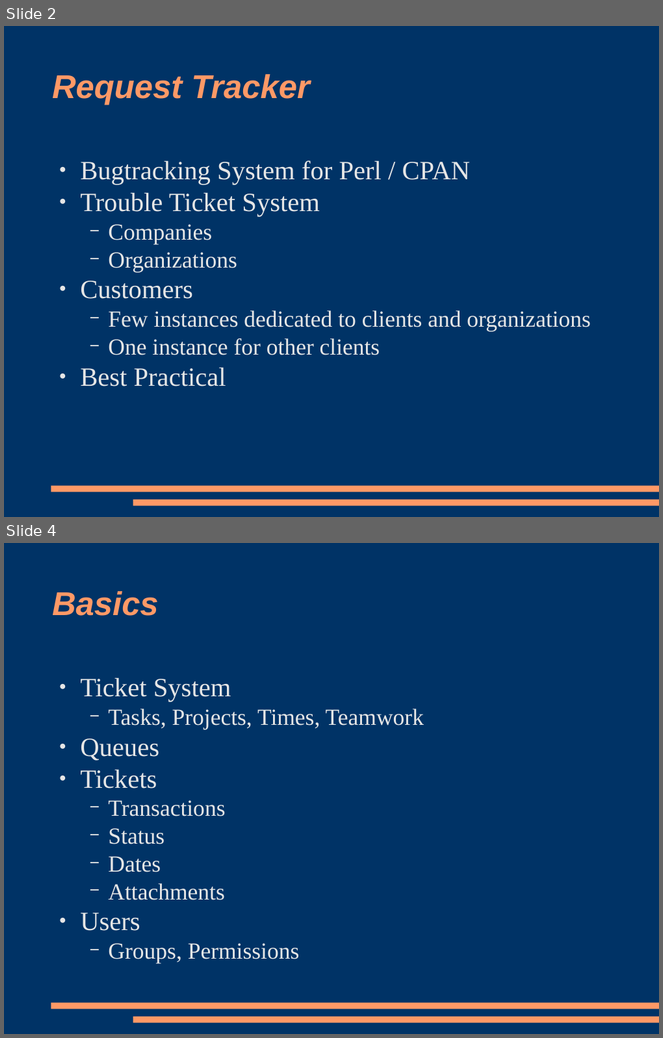
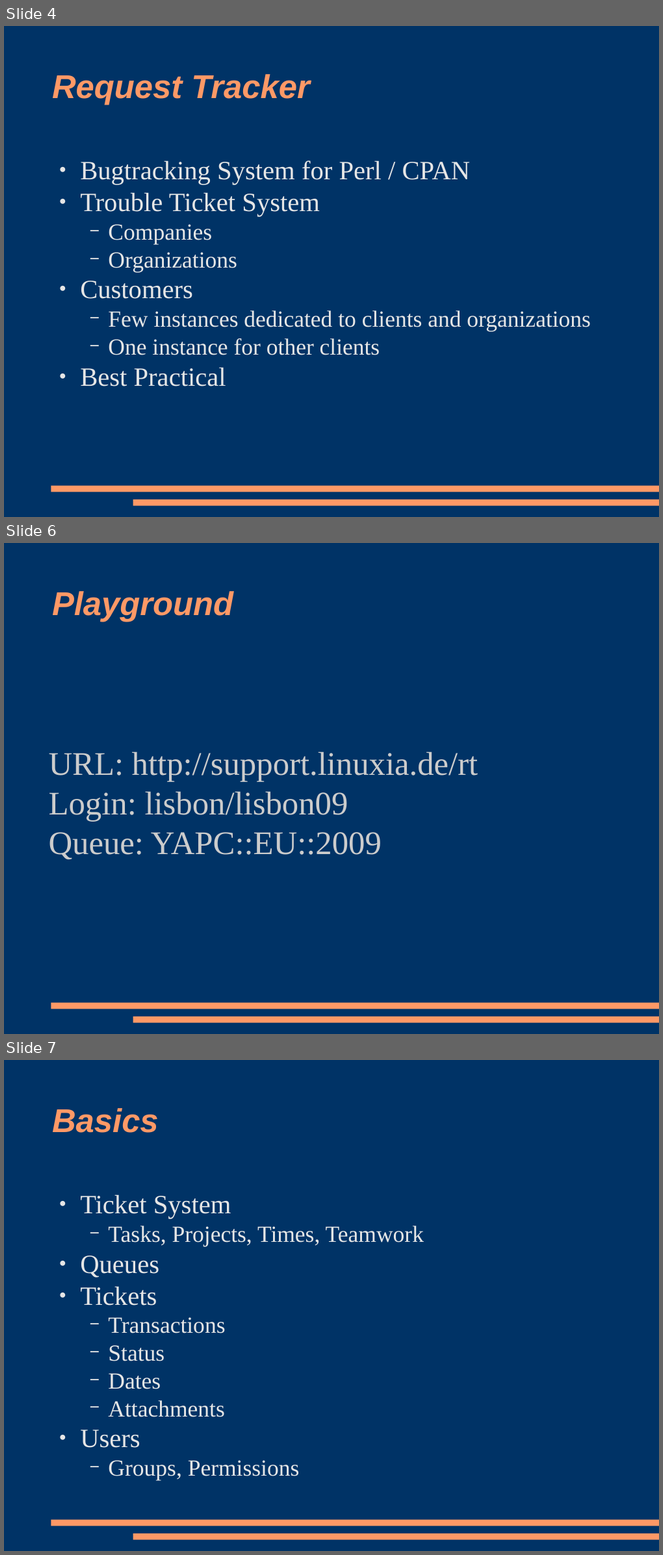
Before and after one commit to racke/Presentations, a slide deck: yapc2009/rt38.odp. Shown one above the other, each under a label of ours: slides 2 and 4 before the commit, slides 4, 6 and 7 after it; the slides between them are not shown. The pictures are 663x1038 and 663x1555 pixels, drawn with LibreOffice and Linux fonts; fonts in the diff are those of the drawing. Boxes give left, top, right and bottom in pixels: in the first picture for what was removed or moved away, otherwise in the second. Text is boxed around its words. In the diff, an @@ line names an element or a change of style, - is before the commit and + after.

```diff
--- a/yapc2009/rt38.odp
+++ b/yapc2009/rt38.odp
@@ slide 6 added at [4,543,659,1034], background #003366; not listed: 2 template elements that a slide beside it also shows @@
@@ title added at [52,591,233,622], 40 pt, text #FF9966, bold, italic @@
+Playground
@@ subtitle added at [49,752,478,860], 40 pt, text #CCCCCC @@
+URL: http://support.linuxia.de/rt
+Login: lisbon/lisbon09
+Queue: YAPC::EU::2009
@@ what was slide 2 is now slide 4 @@
@@ what was slide 4 is now slide 7 @@
```
Also in this commit, not shown: 7 slides changed, 5 other slides added.
